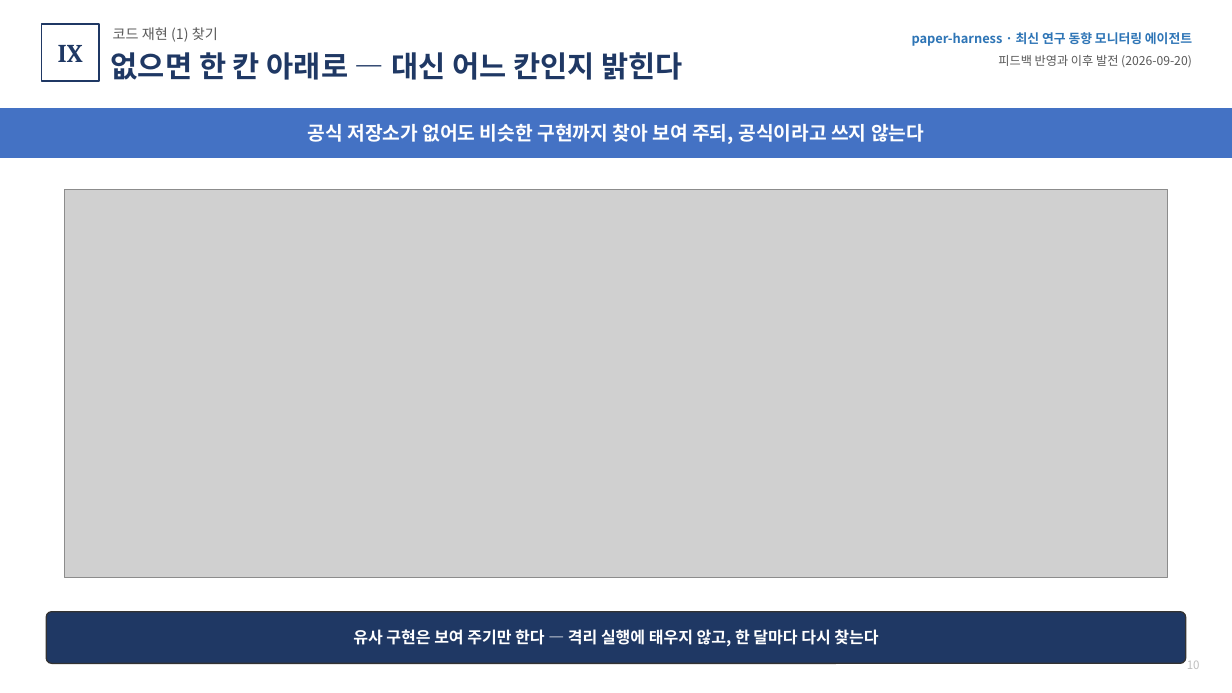
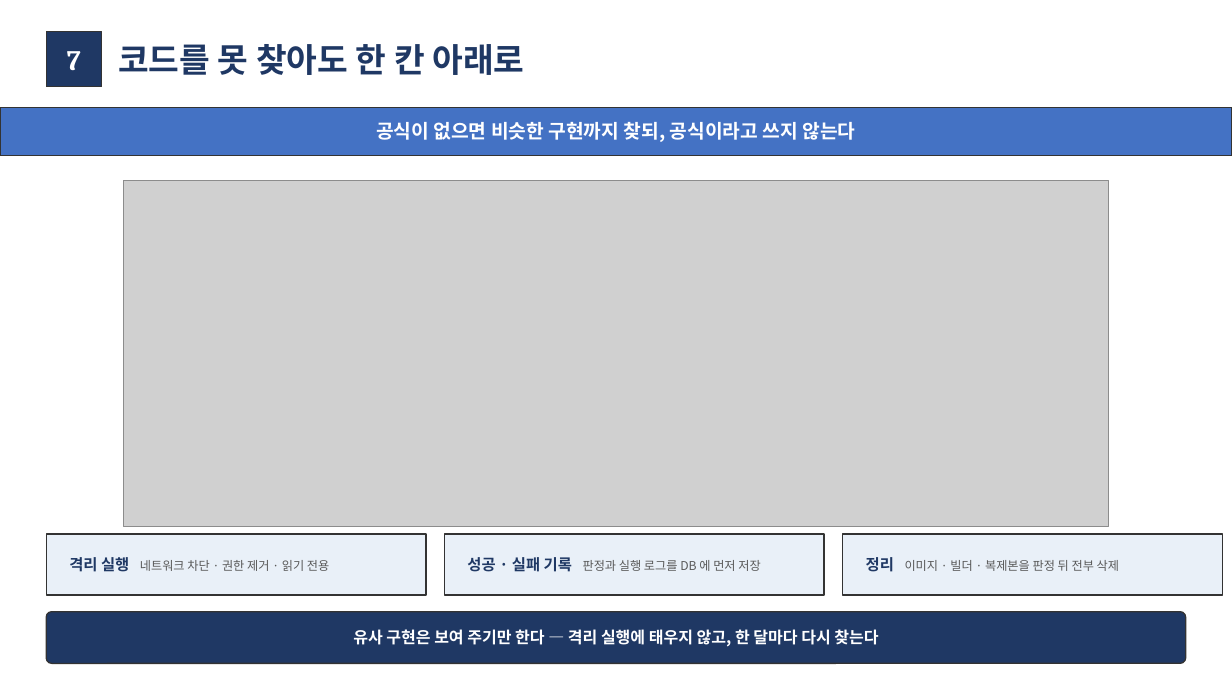
Before and after one commit to moon201595/agent, a slide deck: slide 8 of docs/diagrams_feedback_2026-09-17/피드백_반영_보고_2026-09-20.pptx (slide 10 before the commit). Drawn at 1232x693 pixels with LibreOffice and Linux fonts; fonts in the diff are those of the drawing; grey boxes stand for pictures. Boxes give left, top, right and bottom in pixels: in the first picture for what was removed or moved away, otherwise in the second. Text is boxed around its words. In the diff, an @@ line names an element or a change of style, - is before the commit and + after.

```diff
--- a/docs/diagrams_feedback_2026-09-17/피드백_반영_보고_2026-09-20.pptx
+++ b/docs/diagrams_feedback_2026-09-17/피드백_반영_보고_2026-09-20.pptx
@@ text removed at <box>113,27,218,42</box> @@
-코드 재현 (1) 찾기
@@ rectangle: place and size @@
-rectangle at <box>42,24,99,81</box>
+rectangle at <box>46,31,102,87</box>
@@ rectangle at <box>46,31,102,87</box>: fill #FFFFFF to #1F3864; outline #1F3864 1.25 pt to #333333 1 pt @@
@@ text removed at <box>58,45,83,62</box> @@
-IX
@@ text added at <box>67,51,81,70</box>, 22 pt, text #FFFFFF, bold @@
+7
@@ text removed at <box>111,52,682,80</box> @@
-없으면 한 칸 아래로 — 대신 어느 칸인지 밝힌다
@@ text added at <box>118,44,524,75</box>, 26 pt, text #1F3864, bold @@
+코드를 못 찾아도 한 칸 아래로
@@ text removed at <box>912,32,1192,46</box> @@
-paper-harness · 최신 연구 동향 모니터링 에이전트
@@ text removed at <box>998,55,1192,67</box> @@
-피드백 반영과 이후 발전 (2026-09-20)
@@ rectangle at <box>0,107,1232,155</box>: outline #4472C4 1 pt to #333333 1 pt @@
@@ text at <box>376,122,855,142</box>: text changed @@
-공식 저장소가 없어도 비슷한 구현까지 찾아 보여 주되, 공식이라고 쓰지 않는다
+공식이 없으면 비슷한 구현까지 찾되, 공식이라고 쓰지 않는다
@@ picture: place and size @@
-picture at <box>64,189,1168,578</box>
+picture at <box>123,180,1109,527</box>
@@ rectangle added at <box>46,534,426,595</box>, fill #E9F0F8, outline #333333 1 pt @@
@@ rectangle added at <box>445,534,824,595</box>, fill #E9F0F8, outline #333333 1 pt @@
@@ rectangle added at <box>843,534,1223,595</box>, fill #E9F0F8, outline #333333 1 pt @@
@@ text added at <box>69,557,329,572</box>, 9.5 pt, text #595959 @@
+격리 실행 네트워크 차단 · 권한 제거 · 읽기 전용
@@ text added at <box>467,557,760,572</box>, 9.5 pt, text #595959 @@
+성공 · 실패 기록 판정과 실행 로그를 DB 에 먼저 저장
@@ text added at <box>866,557,1119,572</box>, 9.5 pt, text #595959 @@
+정리 이미지 · 빌더 · 복제본을 판정 뒤 전부 삭제
@@ text removed at <box>1187,661,1200,669</box> @@
-10
```
Also in this commit, not shown: 6 other slides changed, 4 slides added, 7 slides removed, 2 other files.
